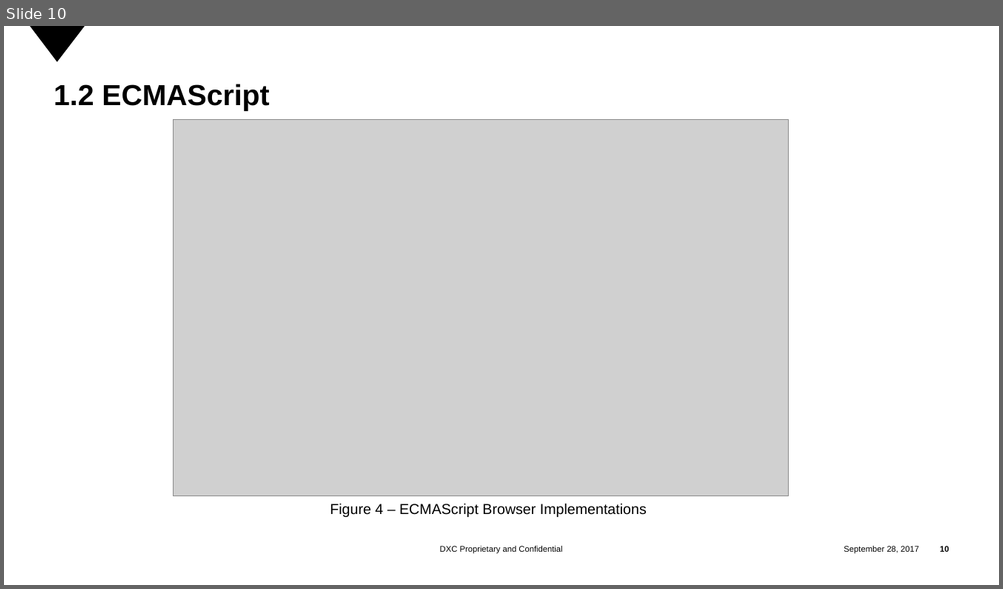
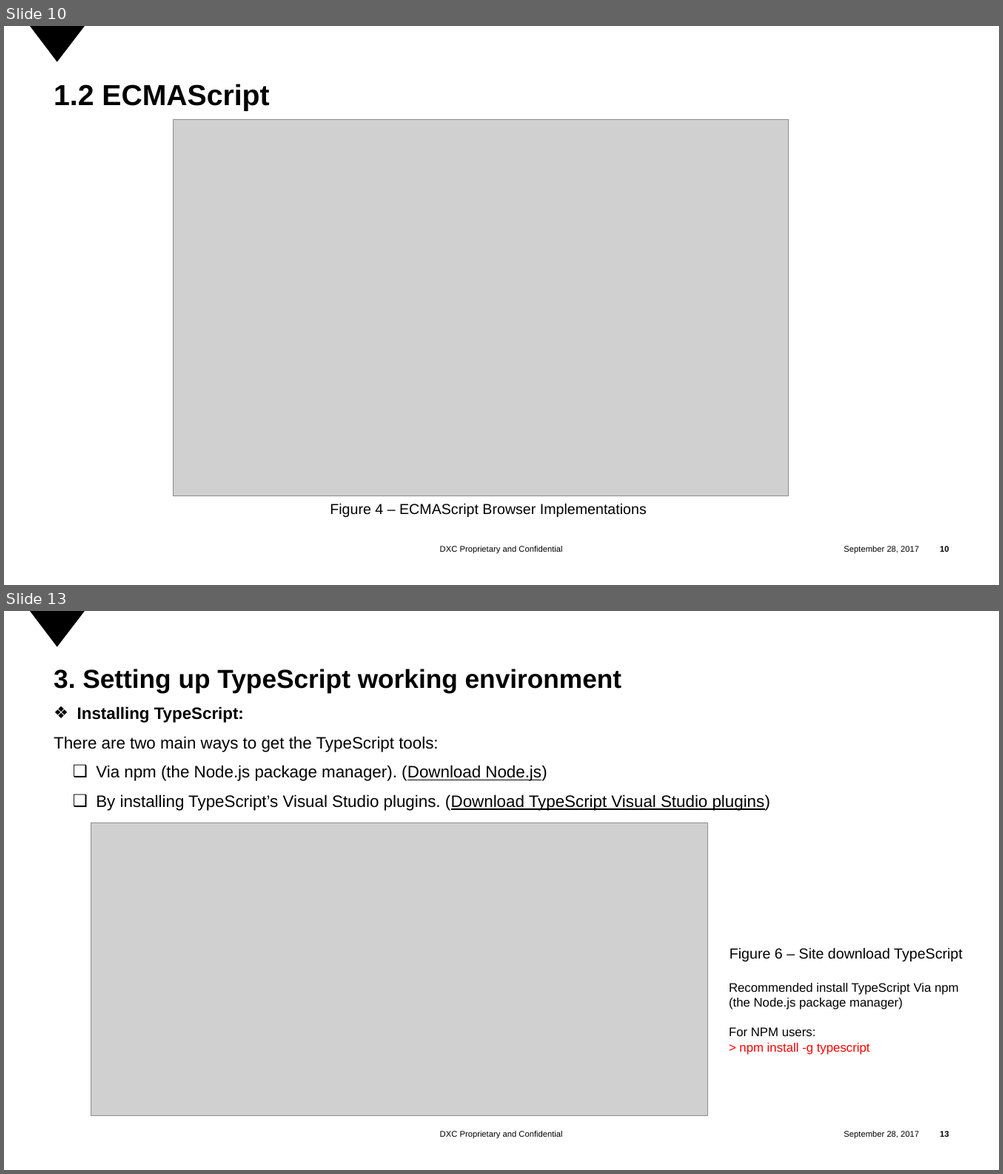
Before and after one commit to tranminhtrong/initial_bat_files, a slide deck: Introduction TypeScript.pptx. Shown one above the other, each under a label of ours: slide 10 before the commit, slides 10 and 13 after it; the slides between them are not shown. The pictures are 1003x589 and 1003x1174 pixels, drawn with LibreOffice and Linux fonts; fonts in the diff are those of the drawing; grey boxes stand for pictures; background and template pictures are left out. Boxes give left, top, right and bottom in pixels: in the first picture for what was removed or moved away, otherwise in the second. Text is boxed around its words. In the diff, an @@ line names an element or a change of style, - is before the commit and + after.

```diff
--- a/Introduction TypeScript.pptx
+++ b/Introduction TypeScript.pptx
@@ slide 13 added at (x1=4, y1=611, x2=999, y2=1170), background #FFFFFF; not listed: 4 template elements that a slide beside it also shows @@
@@ title added at (x1=54, y1=669, x2=622, y2=692), 25.2 pt, text #000000, bold @@
+3. Setting up TypeScript working environment
@@ text added at (x1=54, y1=706, x2=771, y2=811), 16 pt, text #000000 @@
+❖ Installing TypeScript:
+There are two main ways to get the TypeScript tools:
+    ❑ Via npm (the Node.js package manager). (Download Node.js)
+    ❑ By installing TypeScript’s Visual Studio plugins. (Download TypeScript Visual Studio plugins)
@@ picture added at (x1=91, y1=823, x2=708, y2=1116) @@
@@ text added at (x1=729, y1=948, x2=962, y2=962), 14 pt, text #000000 @@
+Figure 6 – Site download TypeScript
@@ text added at (x1=728, y1=983, x2=959, y2=1055), 12 pt, text #000000 @@
+Recommended install TypeScript Via npm
+(the Node.js package manager)
+For NPM users:
+> npm install -g typescript
```
Also in this commit, not shown: 1 slide changed, 22 other slides added, 1 slide removed, 1 other file.
